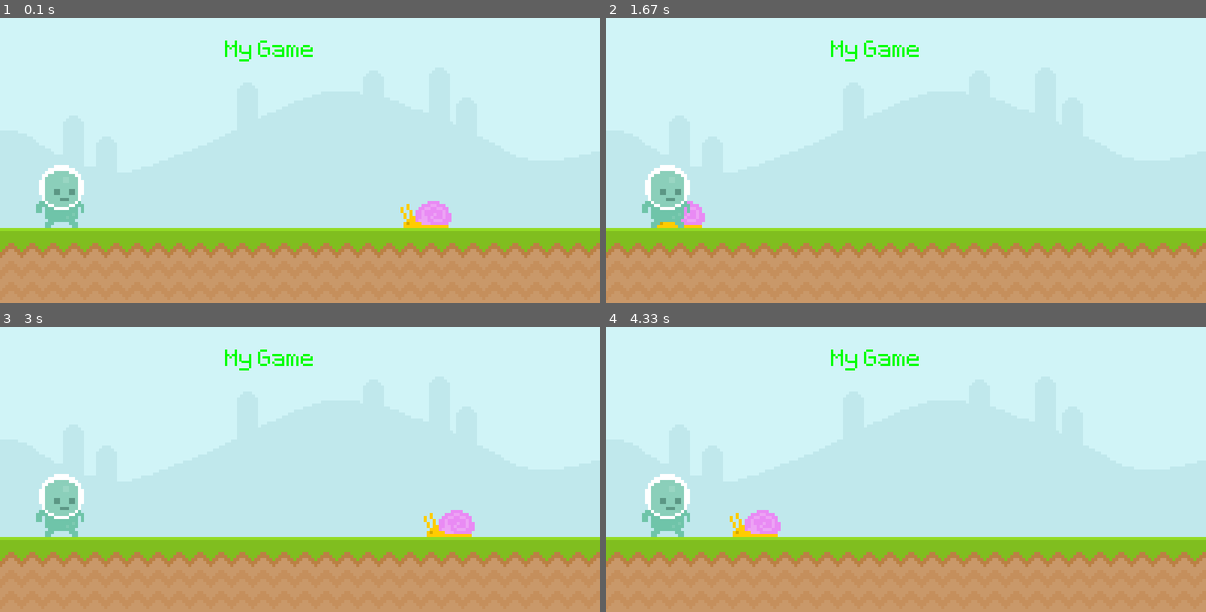
Above: before the commit, frames 1-4 (two rows, left to right).
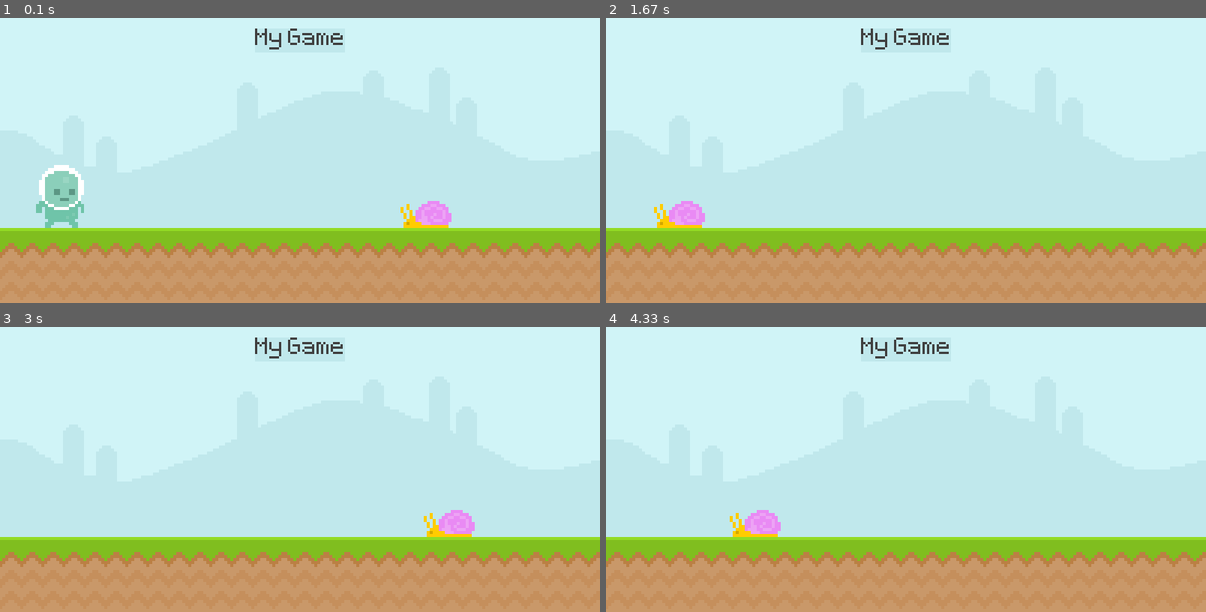
Above: after the commit, the same moments.

Repository: LifeofSwervo/Games
Game: pygame game, started from Runner/main.py
Same seed, same stepped clock (60 frames per second), same inputs: the game is played once before the commit and once after it.
Inputs (mouse positions are in pixels of both pictures, inside the frame that each line leads up to):
- Up to frame 1 (0.1 s): no input
- Up to frame 2 (1.67 s): tap Space at 0.33, 1.07, 1.37 s; click (906, 171) at 0.72 s
- Up to frame 3 (3 s): tap Space at 1.9, 2.2, 2.97 s
- Up to frame 4 (4.33 s): tap Space at 3.3, 3.6, 4.13 s

The runs differ from the first frame. In frame 1, 0.6% of the frame differs, in the area x 37-58%, y 3-16%; in frame 2, 1.9%, in the area x 6-58%, y 3-74%; in frame 3, 1.9%; in frame 4, 1.9%.

Commit message:
Update main.py

Diff:
--- a/Runner/main.py
+++ b/Runner/main.py
@@ -10,11 +10,15 @@
 #Background (and text)
 skySurface = pygame.image.load('Runner/graphics/Sky.png').convert()
 groundSurface = pygame.image.load('Runner/graphics/ground.png').convert()
-textSurface = testFont.render('My Game', False, 'Green').convert()
+
+#Scoreboard
+scoreSurface = testFont.render('My Game', False, (64,64,64))
+scoreRect = scoreSurface.get_rect(center = (400,50))
 
 #Player
 playerSurface = pygame.image.load('Runner/graphics/Player/player_walk_1.png').convert_alpha()
 playerRect = playerSurface.get_rect(midbottom =(80,300))
+playerGravity = 0
 
 #Enemies
 
@@ -29,20 +33,41 @@
         if event.type == pygame.QUIT:
             pygame.quit()
             exit()
+        #Mouse
+        if event.type == pygame.MOUSEBUTTONDOWN:
+                print("Down")
+        #KeyDown
+        if event.type == pygame.KEYDOWN:
+            if event.key == pygame.K_SPACE:
+                playerGravity = -20
+
 
     #Background
     screen.blit(skySurface,(0,0))
     screen.blit(groundSurface,(0,300))
-    screen.blit(textSurface,(300,50))
+    pygame.draw.rect(screen,'#c0e8ec',scoreRect,)
+    pygame.draw.rect(screen, '#c0e8ec', scoreRect, 10)
+    screen.blit(scoreSurface,scoreRect)
+
     #Enemies
-
         #Snail
     snailRect.right  -= 5
     if snailRect.left < -50: snailRect.left = 850
     screen.blit(snailSurface,snailRect)
 
     #Player
+    playerGravity += 1
+    playerRect.y += playerGravity
+    if playerRect.bottom >= 300: playerRect.bottom = 300 #Floor
     screen.blit(playerSurface,playerRect)
 
+
+
+    #if playerRect.colliderect(snailRect):
+    #    print('collision')
+
+
+
+    #Fps
     pygame.display.update()
     clock.tick(60)
